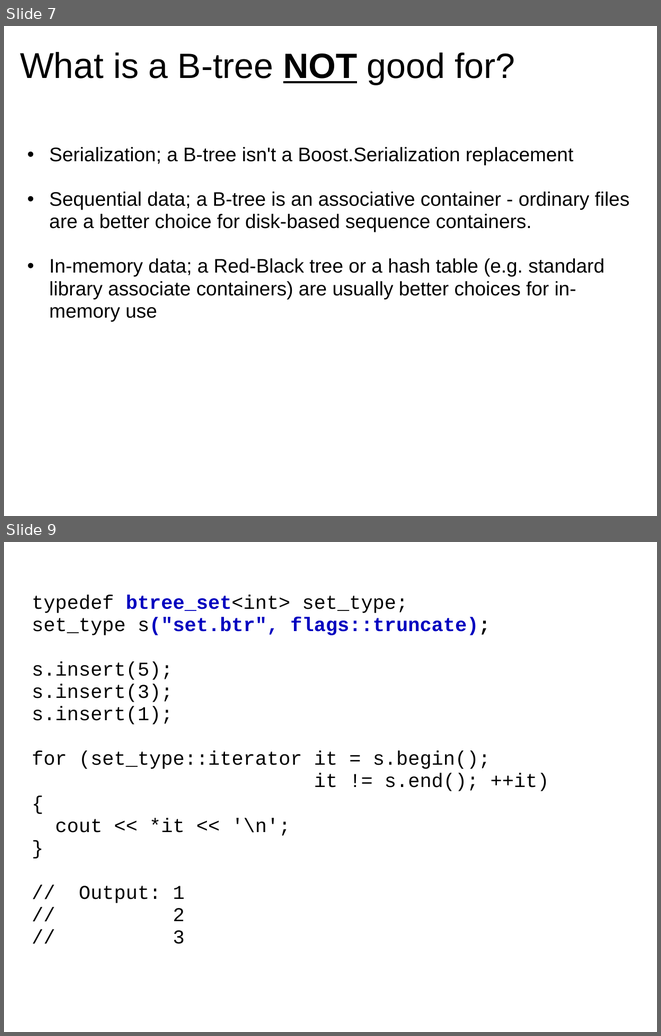
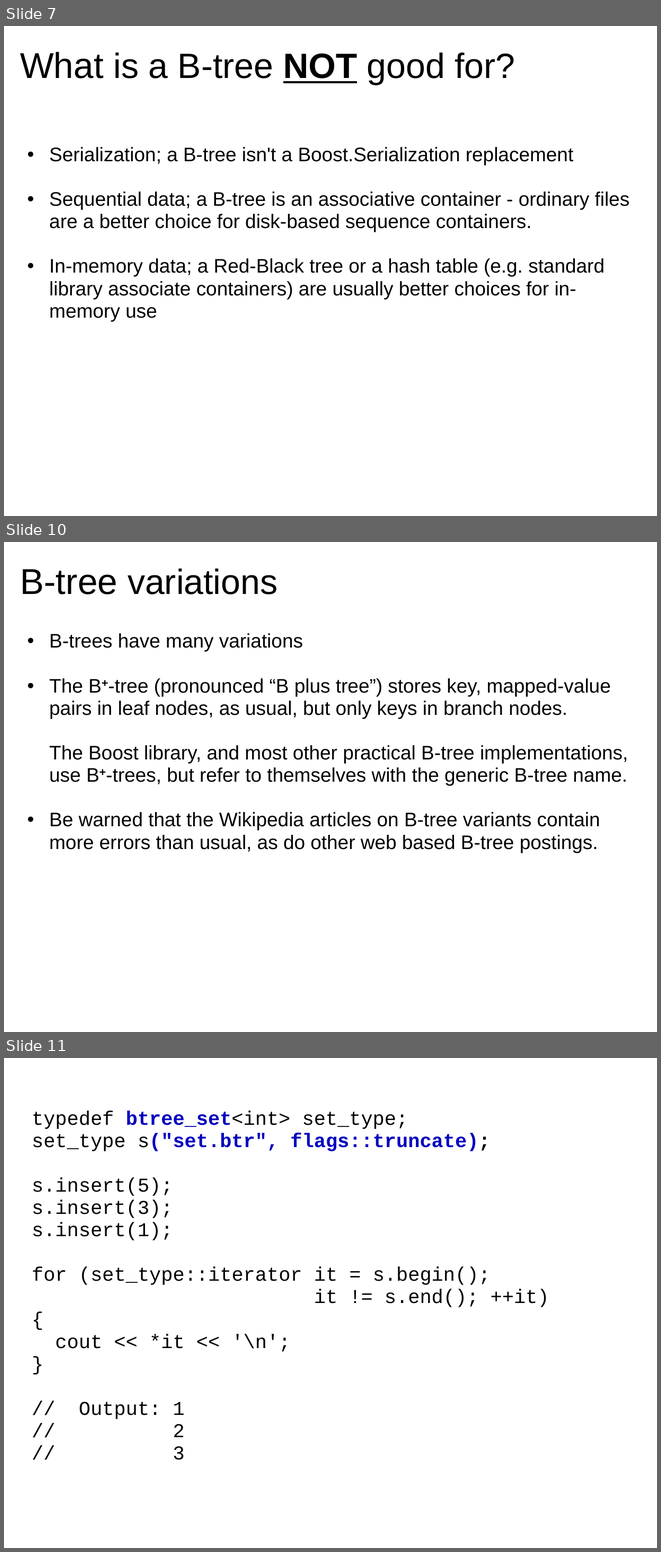
Before and after one commit to Beman/btree, a slide deck: libs/btree/doc/Proposed-B-tree-library.ppt. Shown one above the other, each under a label of ours: slides 7 and 9 before the commit, slides 7, 10 and 11 after it; the slides between them are not shown. The pictures are 661x1036 and 661x1552 pixels, drawn with LibreOffice and Linux fonts; fonts in the diff are those of the drawing; background and template pictures are left out. Boxes give left, top, right and bottom in pixels: in the first picture for what was removed or moved away, otherwise in the second. Text is boxed around its words. In the diff, an @@ line names an element or a change of style, - is before the commit and + after.

```diff
--- a/libs/btree/doc/Proposed-B-tree-library.ppt
+++ b/libs/btree/doc/Proposed-B-tree-library.ppt
@@ slide 10 added at (x1=4, y1=542, x2=657, y2=1032), background picture (left out) @@
@@ title added at (x1=20, y1=568, x2=277, y2=594), 43 pt, text #000000 @@
+B-tree variations
@@ text added at (x1=49, y1=633, x2=628, y2=853), 24 pt, text #000000 @@
+  • B-trees have many variations
+  • The B+-tree (pronounced “B plus tree”) stores key, mapped-value pairs in leaf nodes, as usual, but only keys in branch nodes.
+    The Boost library, and most other practical B-tree implementations, use B+-trees, but refer to themselves with the generic B-tree name.
+  • Be warned that the Wikipedia articles on B-tree variants contain more errors than usual, as do other web based B-tree postings.
@@ what was slide 9 is now slide 11 @@
```
Also in this commit, not shown: 5 slides changed, 2 other slides added.
